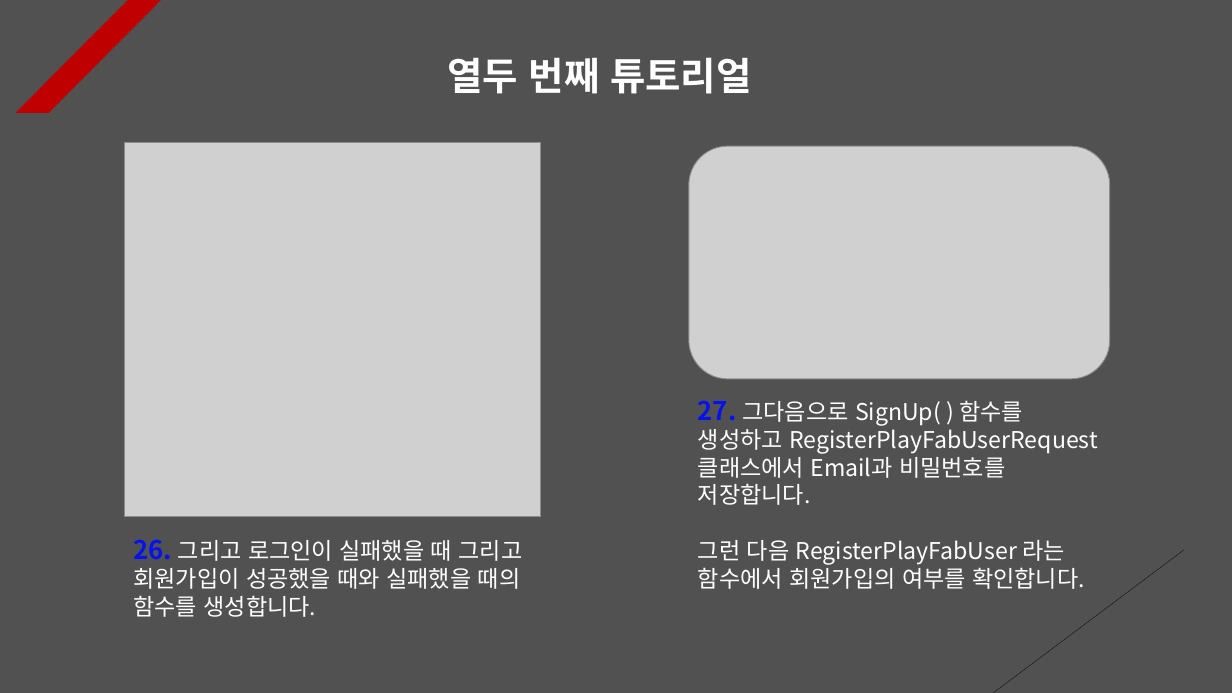
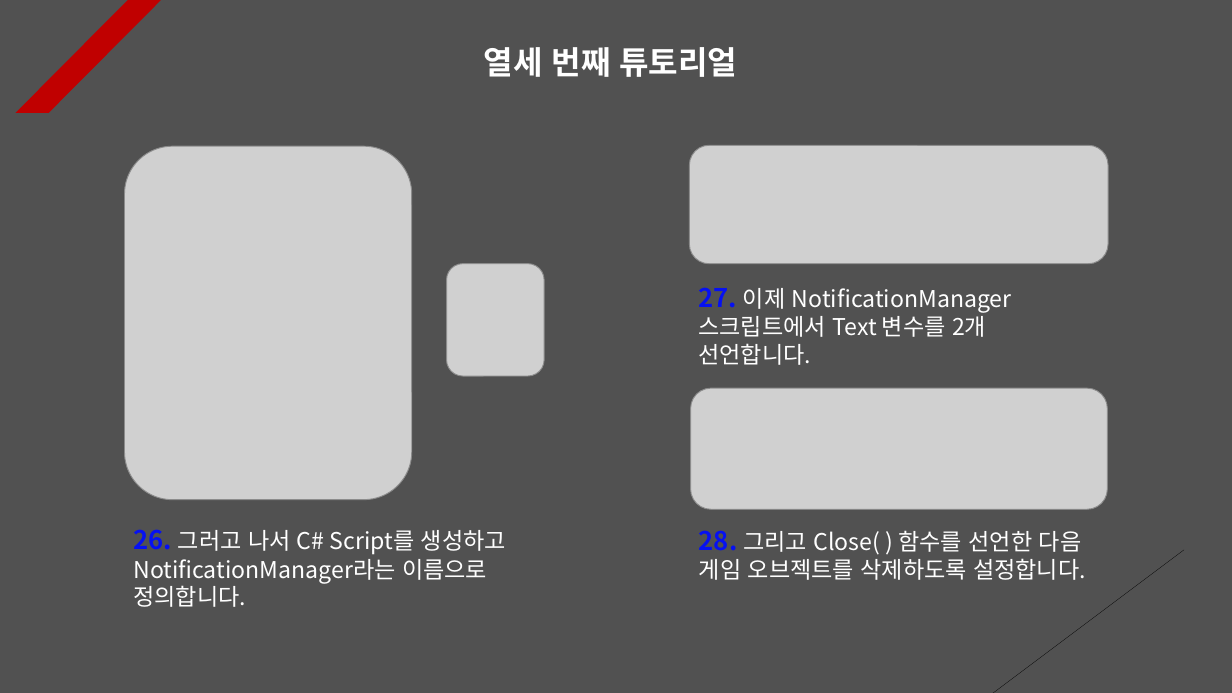
Before and after one commit to Unity2033/3D-UnityEngine, a slide deck: slide 13 of Assets/Class/Photon Server/PPT Data/Photon PlayFab.pptx (slide 12 before the commit). Drawn at 1232x693 pixels with LibreOffice and Linux fonts; fonts in the diff are those of the drawing; grey boxes stand for pictures. Boxes give left, top, right and bottom in pixels: in the first picture for what was removed or moved away, otherwise in the second. Text is boxed around its words. In the diff, an @@ line names an element or a change of style, - is before the commit and + after.

```diff
--- a/Assets/Class/Photon Server/PPT Data/Photon PlayFab.pptx
+++ b/Assets/Class/Photon Server/PPT Data/Photon PlayFab.pptx
@@ text at <box>484,47,737,77</box>: text changed; size 30 to 25 pt @@
-열두 번째 튜토리얼
+열세 번째 튜토리얼
@@ picture: place and size @@
-picture at <box>124,142,541,517</box>
+picture at <box>125,146,412,500</box>
@@ picture removed at <box>689,146,1110,379</box> @@
@@ picture added at <box>689,145,1108,263</box> @@
@@ picture added at <box>446,263,544,376</box> @@
@@ text added at <box>698,287,1012,365</box>, 18 pt, text #FFFFFF @@
+27. 이제 NotificationManager 스크립트에서 Text 변수를 2개 선언합니다.
@@ picture added at <box>690,388,1107,509</box> @@
@@ text removed at <box>698,400,1098,589</box> @@
-27. 그다음으로 SignUp( ) 함수를 생성하고 RegisterPlayFabUserRequest 클래스에서 Email과 비밀번호를 저장합니다.
-그런 다음 RegisterPlayFabUser 라는 함수에서 회원가입의 여부를 확인합니다.
@@ text at <box>133,529,506,607</box>: text changed @@
-26. 그리고 로그인이 실패했을 때 그리고 회원가입이 성공했을 때와 실패했을 때의 함수를 생성합니다.
+26. 그러고 나서 C# Script를 생성하고 NotificationManager라는 이름으로 정의합니다.
@@ text added at <box>699,530,1086,580</box>, 18 pt, text #FFFFFF @@
+28. 그리고 Close( ) 함수를 선언한 다음 게임 오브젝트를 삭제하도록 설정합니다.
```
Also in this commit, not shown: 11 other slides changed, 2 slides added, 47 other files.
